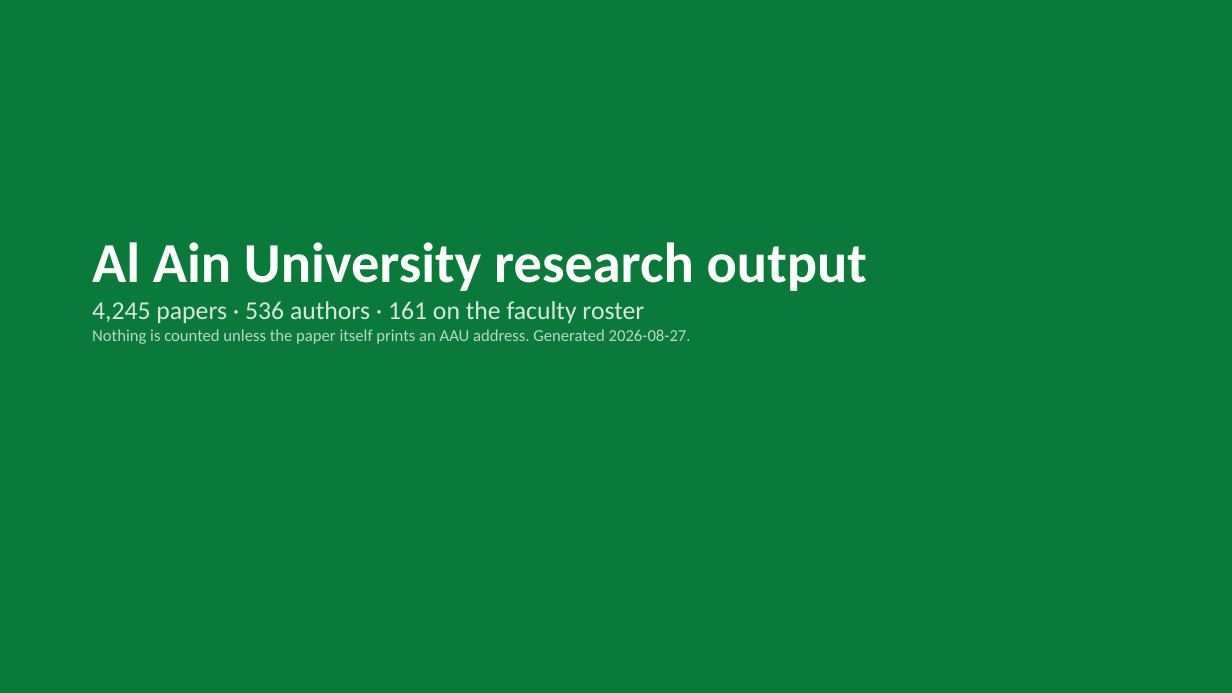
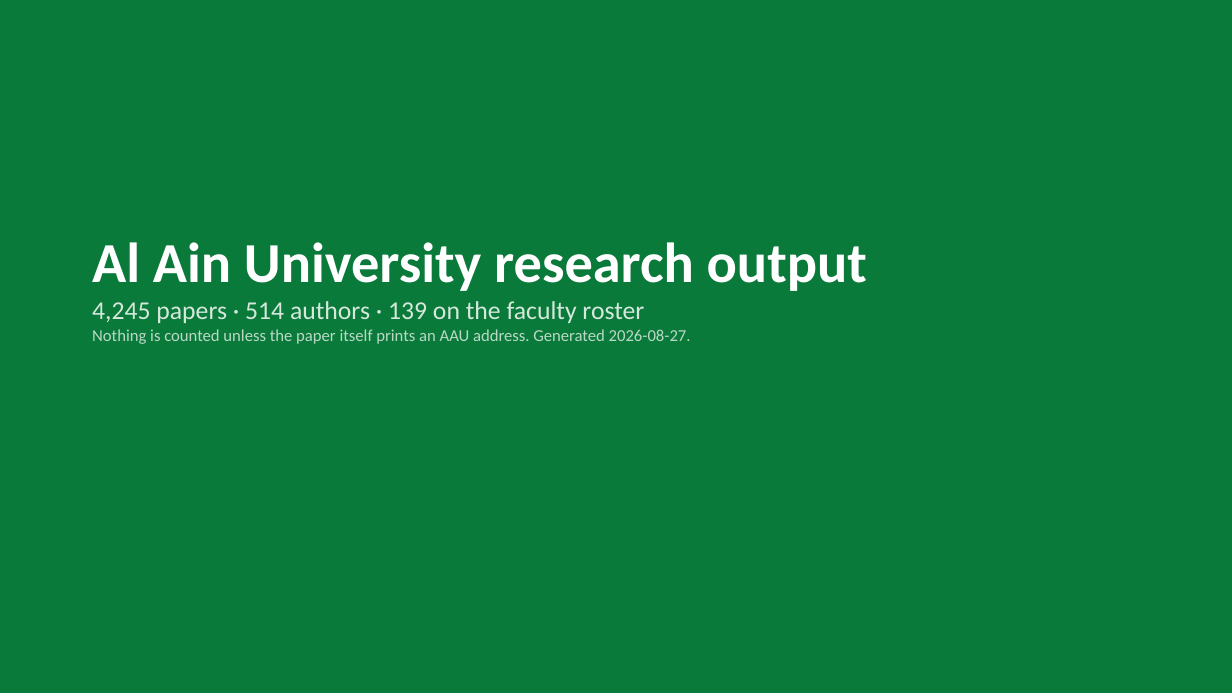
Before and after one commit to AbdallahAbouHajal/aau-research-tracker, a slide deck: slide 1 of docs/downloads/AAU_Research_Tracker.pptx. Drawn at 1232x693 pixels with LibreOffice and Linux fonts; fonts in the diff are those of the drawing. Boxes give left, top, right and bottom in pixels: in the first picture for what was removed or moved away, otherwise in the second. Text is boxed around its words. In the diff, an @@ line names an element or a change of style, - is before the commit and + after.

```diff
--- a/docs/downloads/AAU_Research_Tracker.pptx
+++ b/docs/downloads/AAU_Research_Tracker.pptx
@@ text at bbox=[92, 301, 644, 323]: text changed @@
-4,245 papers · 536 authors · 161 on the faculty roster
+4,245 papers · 514 authors · 139 on the faculty roster
```
Also in this commit, not shown: 8 other files.
